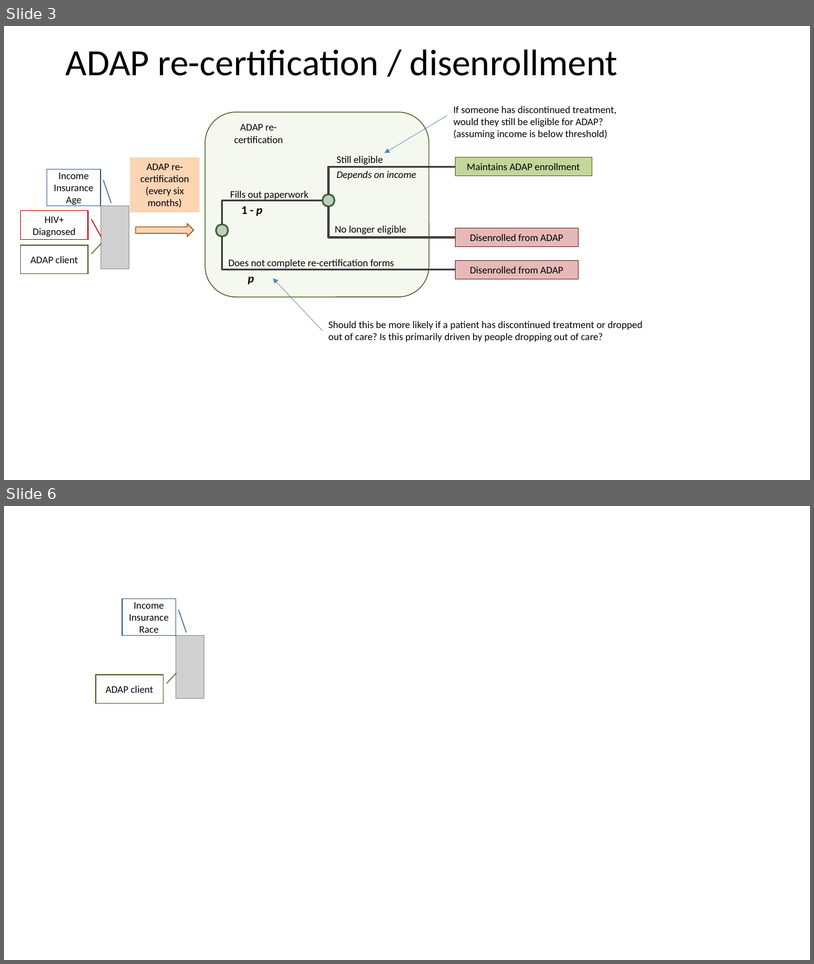
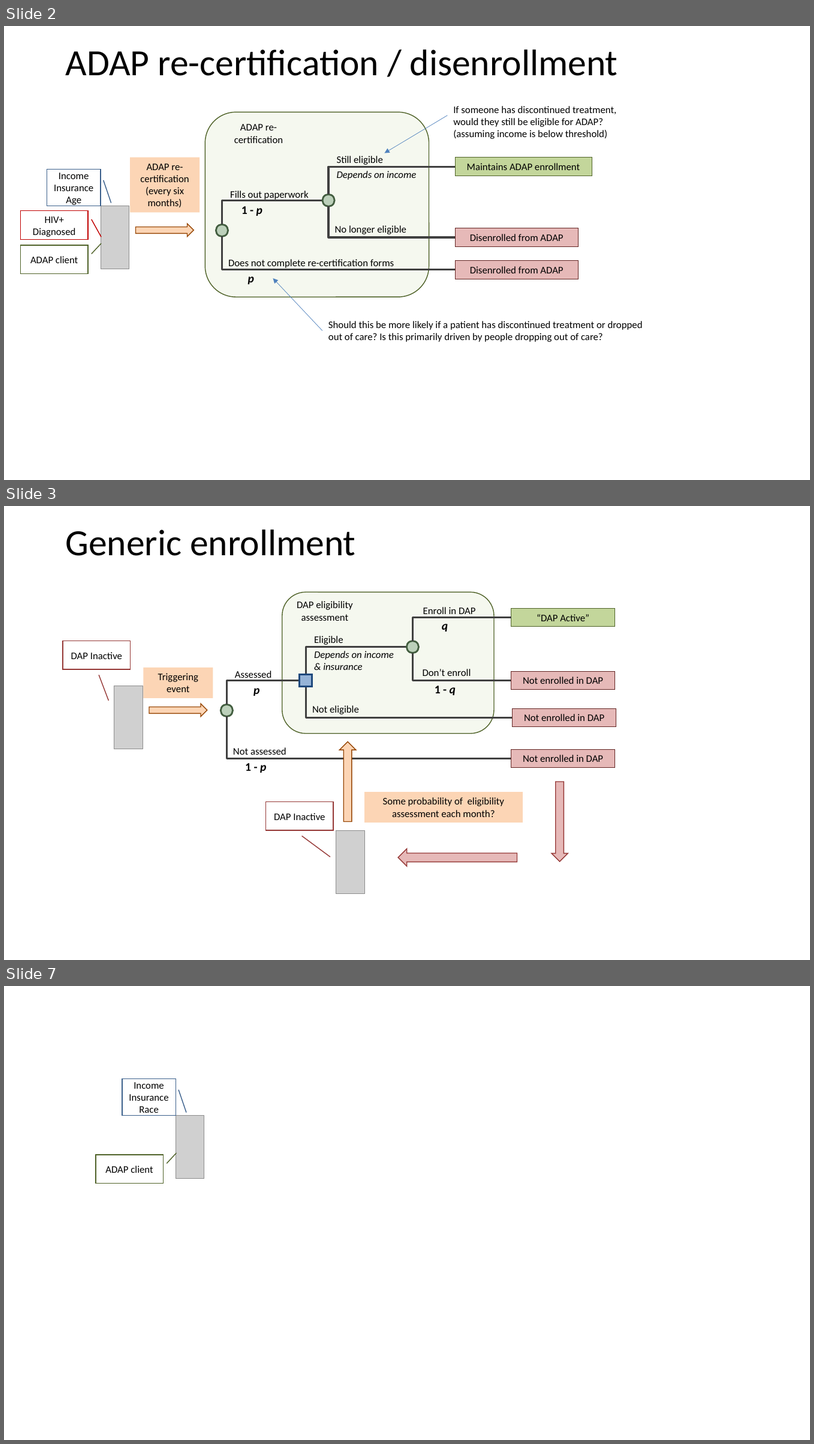
Before and after one commit to syzoekao/EpiModelCEA-presentation, a slide deck: _book/figures/WHAMP_FlowDiagram.pptx. Shown one above the other, each under a label of ours: slides 3 and 6 before the commit, slides 2, 3 and 7 after it; the slides between them are not shown. The pictures are 814x964 and 814x1444 pixels, drawn with LibreOffice and Linux fonts; fonts in the diff are those of the drawing; grey boxes stand for pictures. Boxes give left, top, right and bottom in pixels: in the first picture for what was removed or moved away, otherwise in the second. Text is boxed around its words. In the diff, an @@ line names an element or a change of style, - is before the commit and + after.

```diff
--- a/_book/figures/WHAMP_FlowDiagram.pptx
+++ b/_book/figures/WHAMP_FlowDiagram.pptx
@@ slide 3 added at box(4, 506, 810, 960), background #FFFFFF @@
@@ title added at box(65, 529, 356, 556), 44 pt, text #000000 @@
+Generic enrollment
@@ border callout added at box(63, 641, 131, 669), outline #953735 1 pt, 12 pt, text #000000 @@
+DAP Inactive
@@ group added at box(114, 592, 617, 895): 12 texts, 8 rectangles, 6 elbow lines, 4 right arrows, 2 pictures, 2 ellipses, 1 rounded rectangle @@
+Triggering event
+DAP eligibility assessment
+Assessed
+Not assessed
+p
+1 - p
+Eligible
+Not eligible
+Depends on income & insurance
+“DAP Active”
+Enroll in DAP
+Don’t enroll
+q
+1 - q
+Some probability of eligibility assessment each month?
+Not enrolled in DAP
+Not enrolled in DAP
+Not enrolled in DAP
@@ border callout added at box(266, 802, 333, 830), outline #953735 1 pt, 12 pt, text #000000 @@
+DAP Inactive
@@ what was slide 3 is now slide 2 @@
@@ what was slide 6 is now slide 7 @@
```
Also in this commit, not shown: 2 slides changed, 1 other slide added, 1 slide removed, 28 other files.
